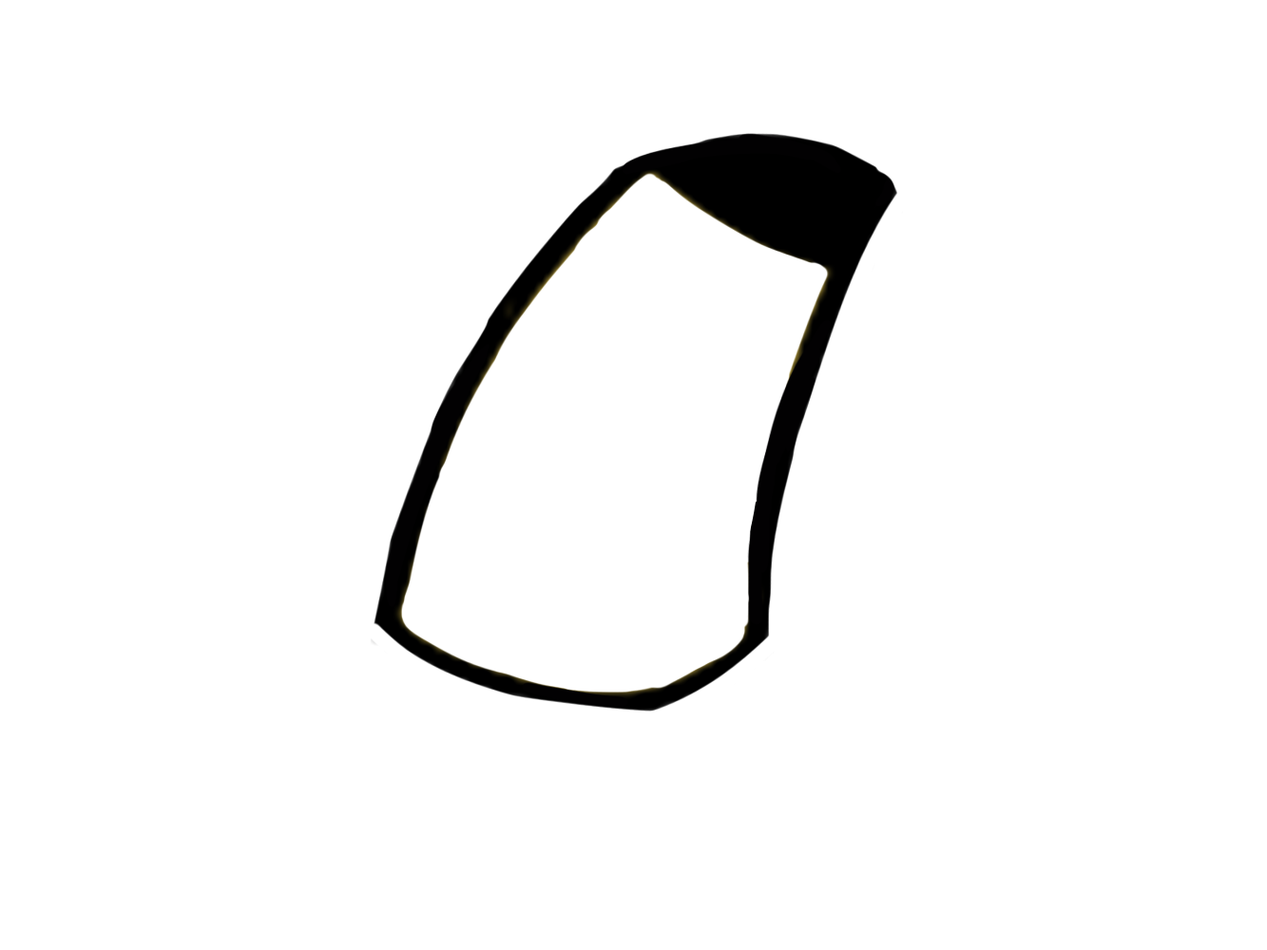
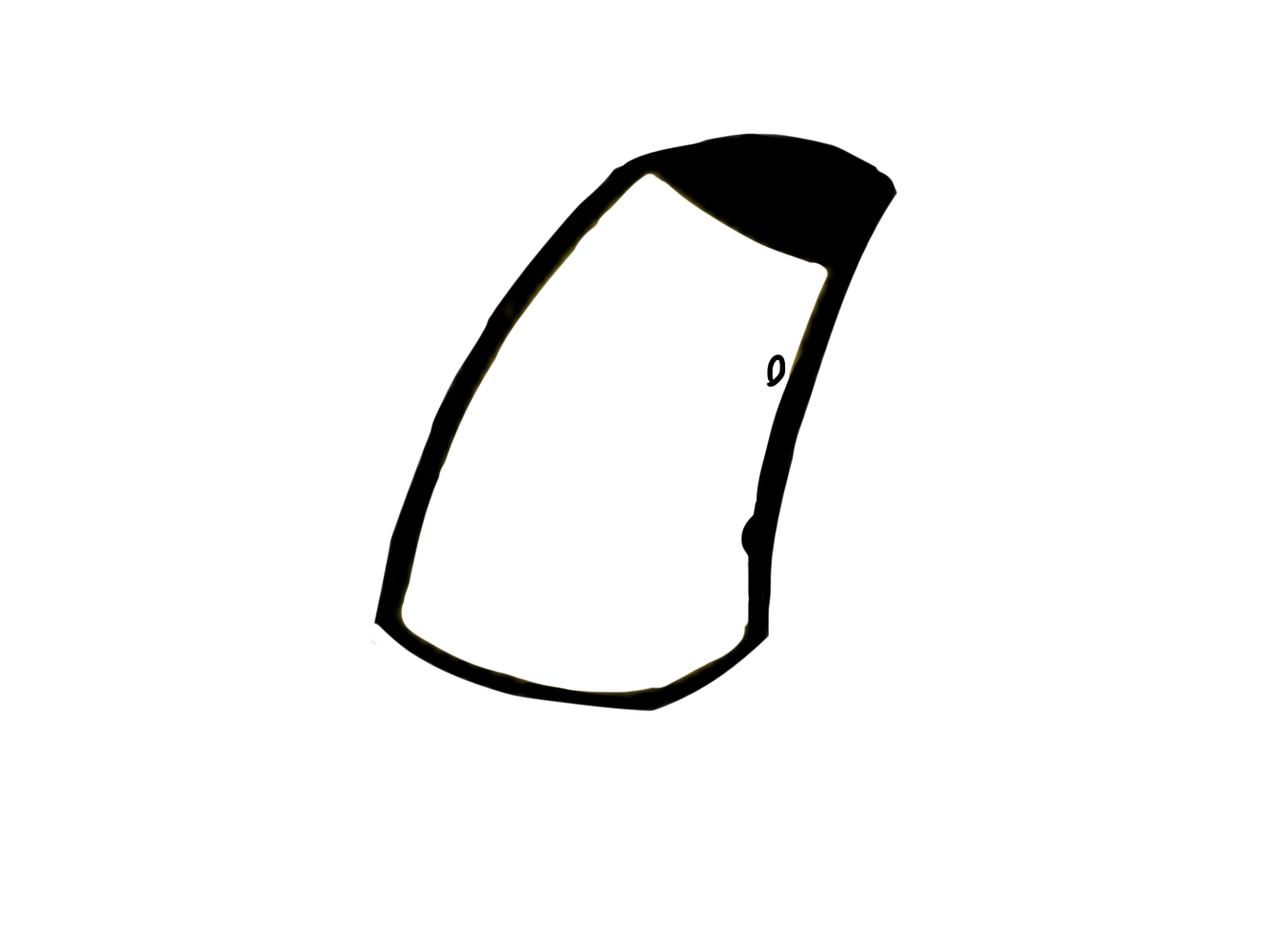
Revision of a layered 1267 x 950 image; what changed, layer by layer:
added layer "Layer 5" above "Layer 4" over bbox(740, 353, 786, 558)
added layer "Layer 4" above "Layer 2" over bbox(740, 353, 786, 558)
added layer "Layer 2" above "Layer 1" over bbox(740, 353, 786, 558)
added layer "Layer 1" above "Layer 3" over bbox(740, 353, 786, 558)
